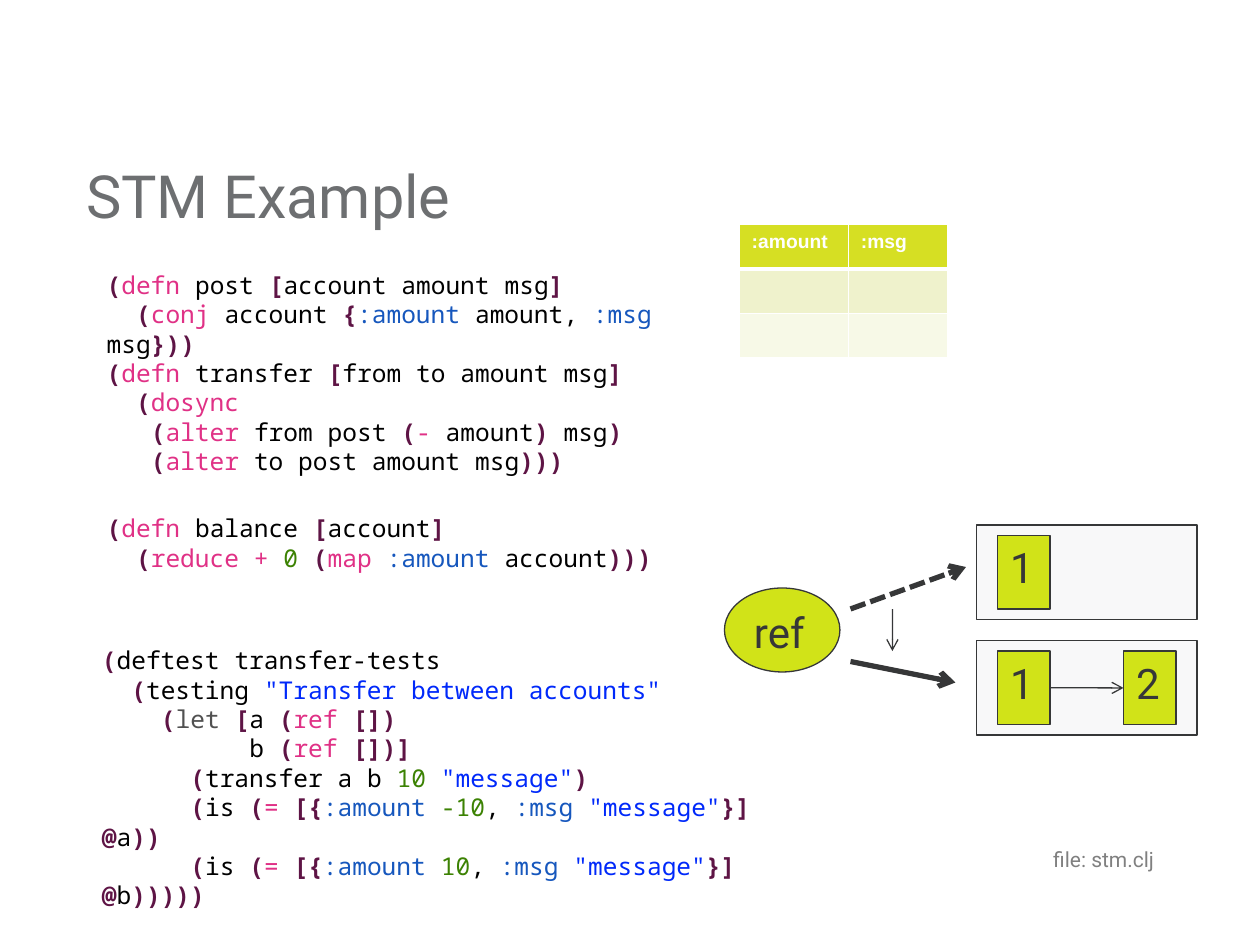
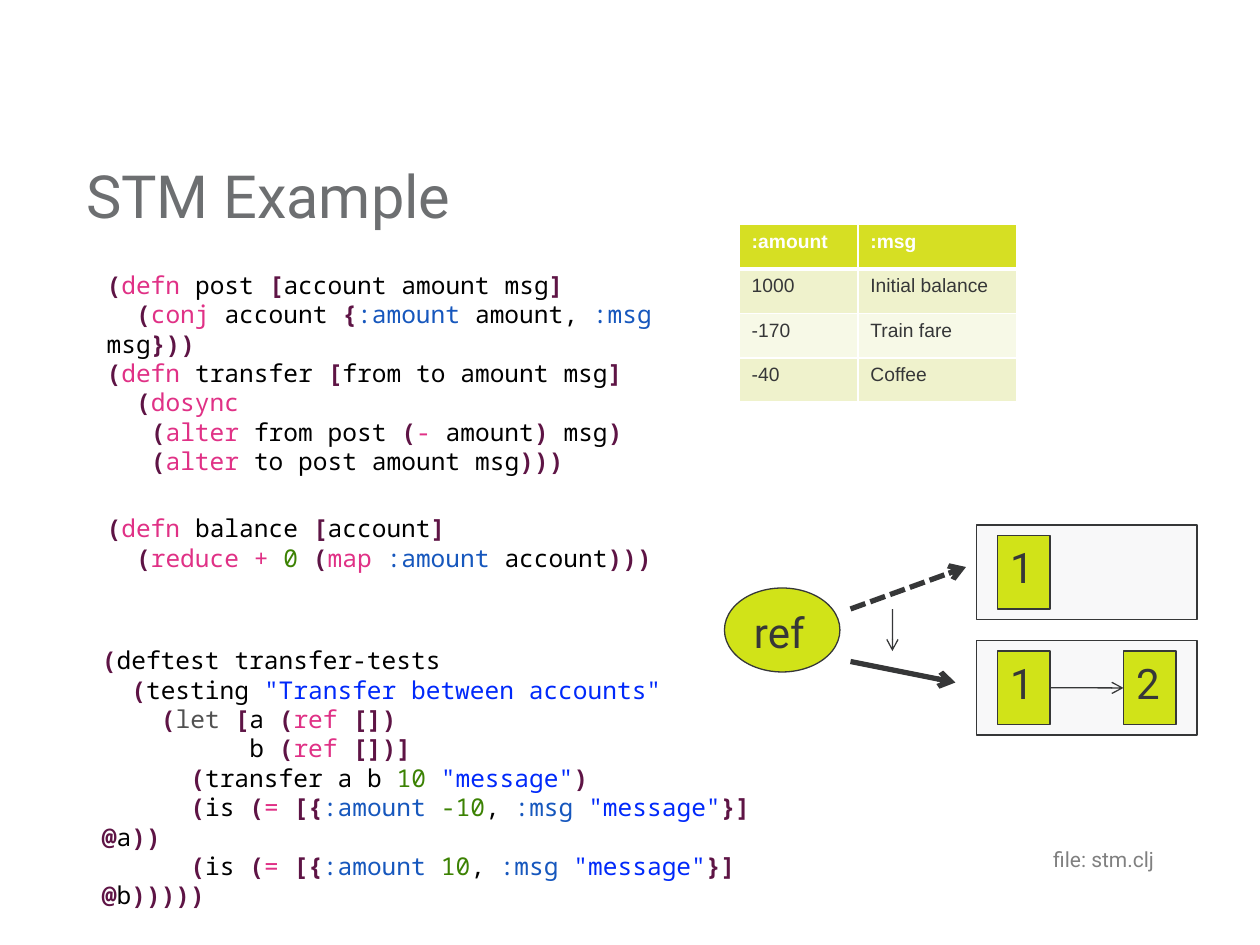
Before and after one commit to mjul/top-10-clojure-ndc-2011, a slide deck: slide 21 of Top Things to Learn From Clojure.pptx. Drawn at 1260x945 pixels with LibreOffice and Linux fonts; fonts in the diff are those of the drawing; background and template pictures are left out. Boxes give left, top, right and bottom in pixels: in the first picture for what was removed or moved away, otherwise in the second. Text is boxed around its words. In the diff, an @@ line names an element or a change of style, - is before the commit and + after.

```diff
--- a/Top Things to Learn From Clojure.pptx
+++ b/Top Things to Learn From Clojure.pptx
@@ table at (x1=740, y1=224, x2=1017, y2=402) @@
-row 2:  | 
-row 3:  | 
+row 2: 1000 | Initial balance
+row 3: -170 | Train fare
+row 4: -40 | Coffee
@@ table resized from (x1=740, y1=224, x2=949, y2=358) to (x1=740, y1=224, x2=1017, y2=402) @@
```
Also in this commit, not shown: 5 other slides changed, 5 slides added, 2 slides removed, 3 other files.
